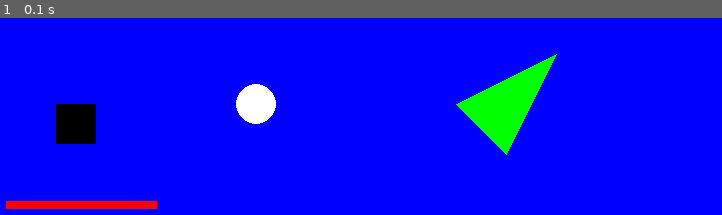
Above: before the commit, frame 1.
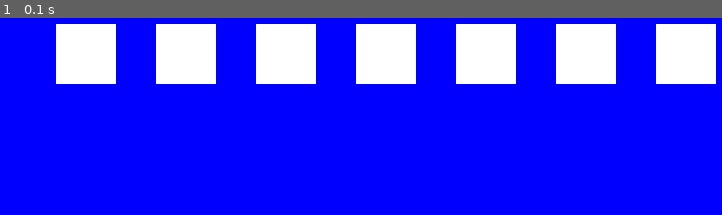
Above: after the commit, the same moment.

Repository: mauroantonioserrano/pygame
Game: pygame game, started from pagame.py
Two runs of this game, one before a commit and one after it. Both use one fixed random seed, a clock stepped at 60 frames per second and the inputs below.
Inputs:
- Up to frame 1 (0.1 s): no input

The runs differ from the first frame. In frame 1, 23% of the frame differs, in the area x 0-100%, y 3-97%.

Commit message:
for loops

Diff:
--- a/pagame.py
+++ b/pagame.py
@@ -18,9 +18,16 @@
             sys.exit()
 
     ventanita.fill(azul)
-    pygame.draw.line(ventanita,rojo,[50,200], [200,200], 8)
-    pygame.draw.rect(ventanita,negro,(100,100,40,40))
-    pygame.draw.circle(ventanita,blanco,(300,100),20)
-    pygame.draw.polygon(ventanita,verde,[(500,100),(550,150),(600,50)])
+    for i in range(100,800,100):
+        pygame.draw.rect(ventanita,blanco,(i,20,60,60))
+
+    for e in range(200,800,100):
+        pygame.draw.line(ventanita,rojo,[20,i],[i,i])
+
+
+    # pygame.draw.line(ventanita,rojo,[50,200], [200,200], 8)
+    # pygame.draw.rect(ventanita,negro,(100,100,40,40))
+    # pygame.draw.circle(ventanita,blanco,(300,100),20)
+    # pygame.draw.polygon(ventanita,verde,[(500,100),(550,150),(600,50)])
 
     pygame.display.flip()
